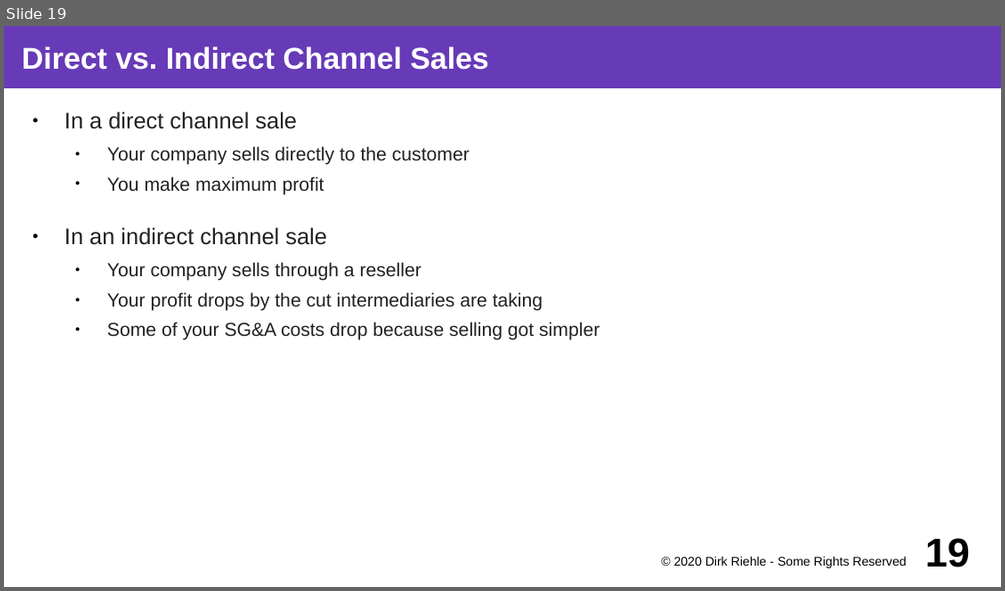
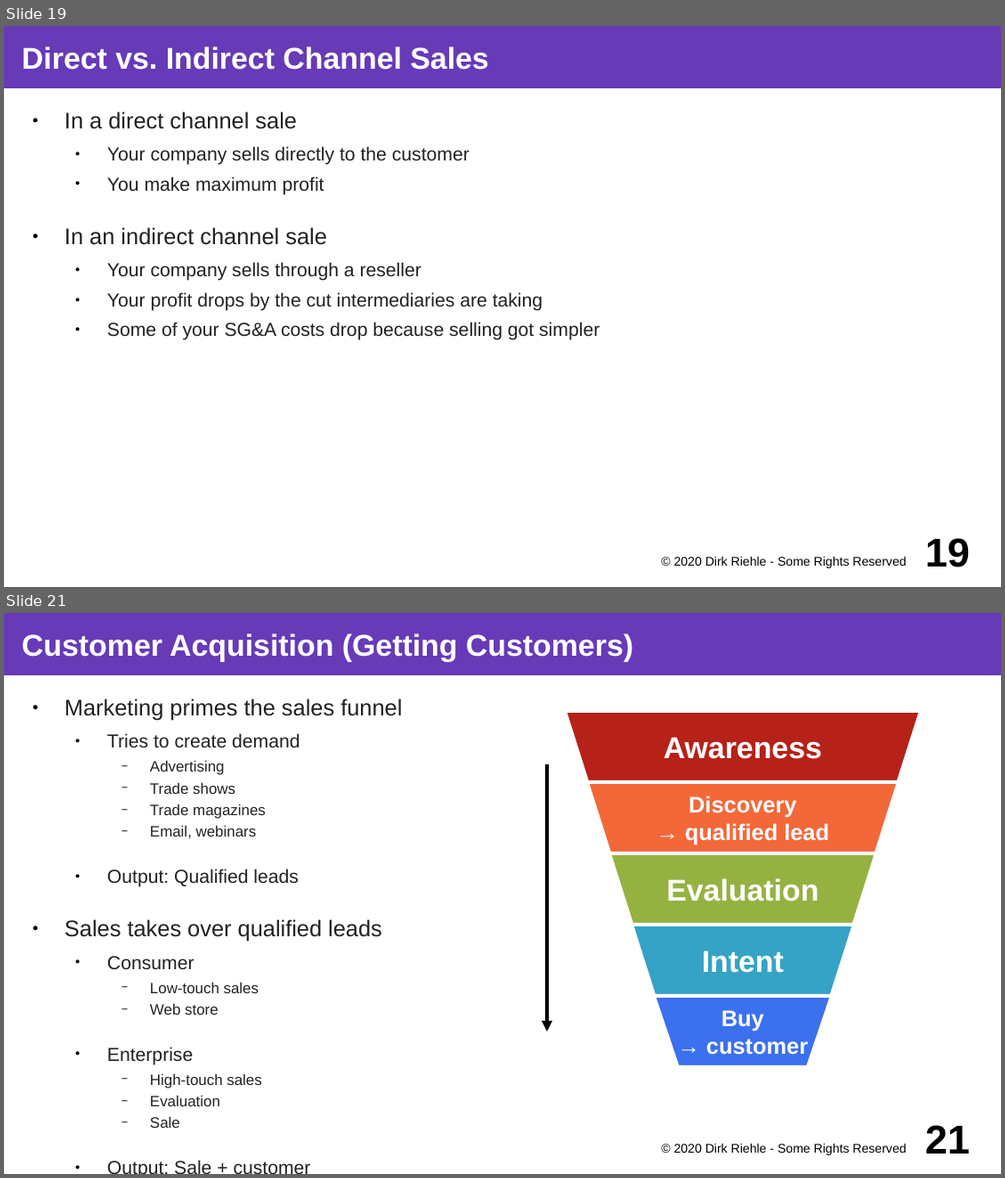
Before and after one commit to dirkriehle/coss-course, a slide deck: Lecture slides/COSS B04 - Business Models.odp. Shown one above the other, each under a label of ours: slide 19 before the commit, slides 19 and 21 after it; the slides between them are not shown. The pictures are 1005x591 and 1005x1178 pixels, drawn with LibreOffice and Linux fonts; fonts in the diff are those of the drawing. Boxes give left, top, right and bottom in pixels: in the first picture for what was removed or moved away, otherwise in the second. Text is boxed around its words. In the diff, an @@ line names an element or a change of style, - is before the commit and + after.

```diff
--- a/Lecture slides/COSS B04 - Business Models.odp
+++ b/Lecture slides/COSS B04 - Business Models.odp
@@ slide 21 added at box(4, 613, 1001, 1174), background #FFFFFF @@
@@ title added at box(4, 613, 1001, 675), fill #673AB7, 24 pt, text #FFFFFF, bold @@
+Customer Acquisition (Getting Customers)
@@ text added at box(65, 698, 402, 1106), 12 pt, text #212121 @@
+● Marketing primes the sales funnel
+  ● Tries to create demand
+    − Advertising
+    − Trade shows
+    − Trade magazines
+    − Email, webinars
+  ● Output: Qualified leads
+● Sales takes over qualified leads
+  ● Consumer
+    − Low-touch sales
+    − Web store
+  ● Enterprise
+    − High-touch sales
+    − Evaluation
+    − Sale
+  ● Output: Sale + customer
@@ group added at box(547, 711, 922, 1067): 5 freeform shapes, 1 arrow @@
+Buy
+→ customer
+Intent
+Evaluation
+Discovery
+→ qualified lead
+Awareness
@@ text added at box(674, 1143, 906, 1155), 10 pt, text #000000 @@
+© 2020 Dirk Riehle - Some Rights Reserved
@@ page number added at box(925, 1125, 970, 1153), 32 pt, text #000000, bold @@
+21
```
Also in this commit, not shown: 14 other slides added, 1 other file.
